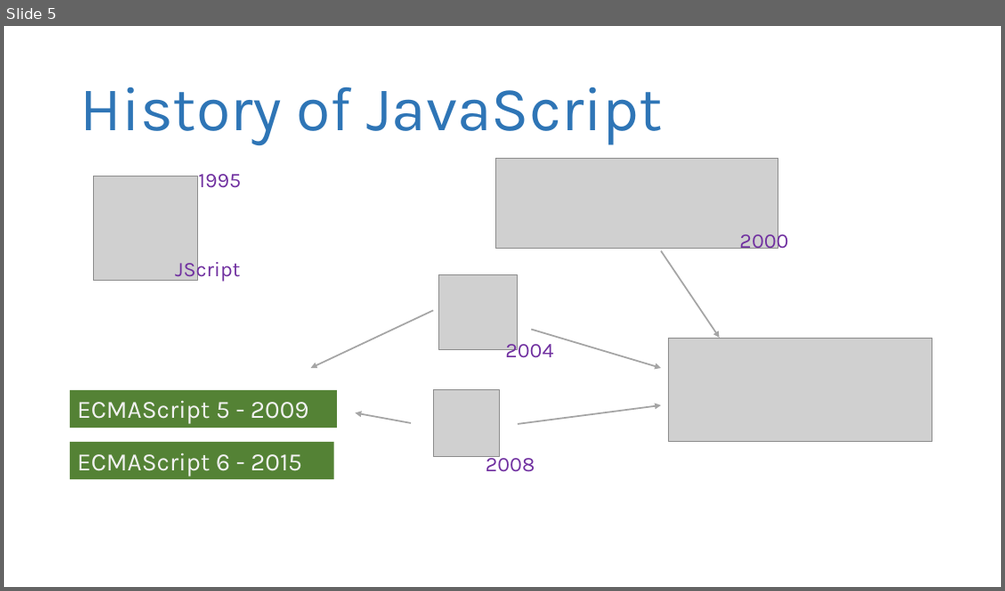
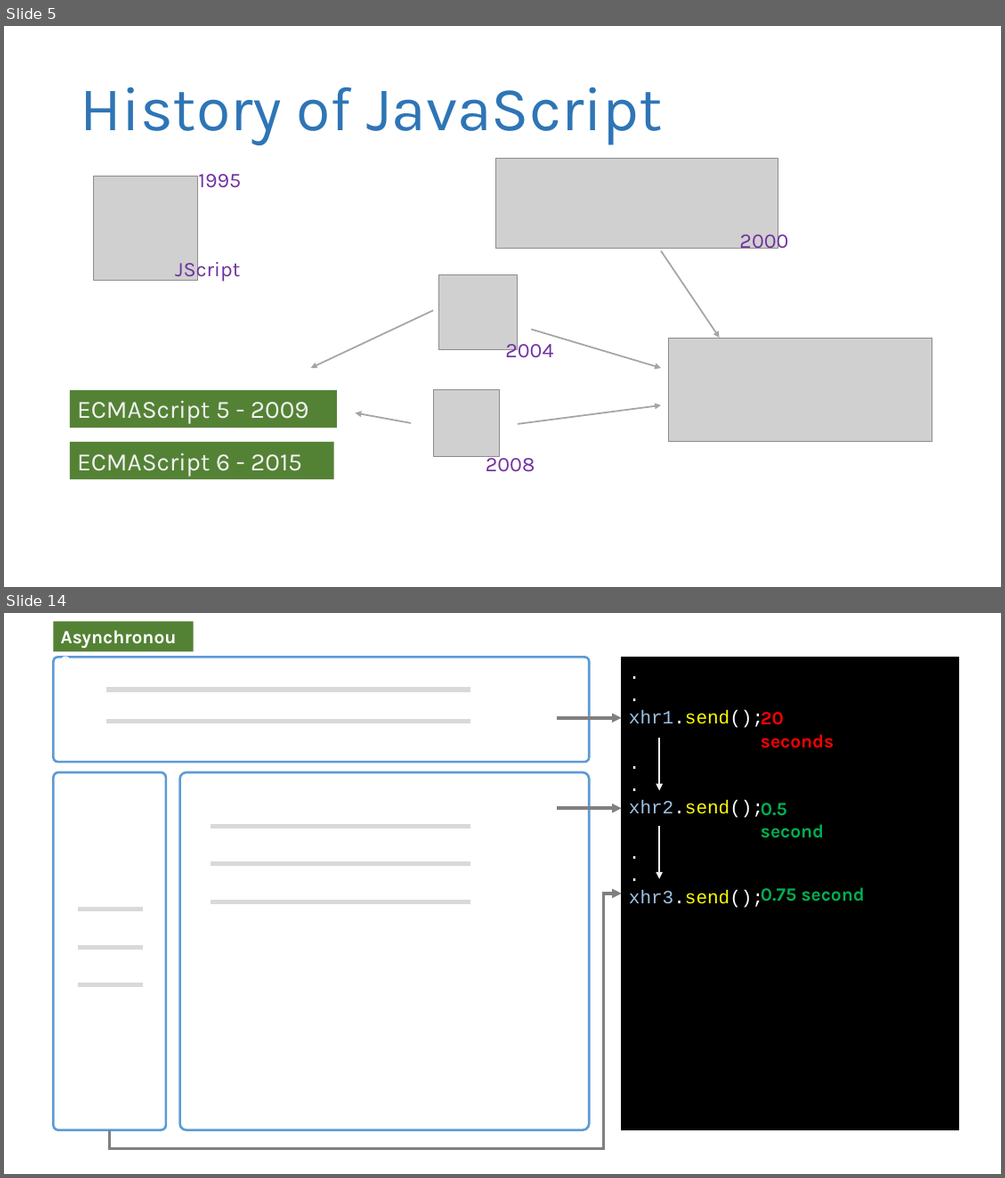
Before and after one commit to revature-vinay/revature_India_26th_July_13Week, a slide deck: Week4(HTML,CSS,JS,Servlet,REST)/notes_images/html-css-js.pptx. Shown one above the other, each under a label of ours: slide 5 before the commit, slides 5 and 14 after it; the slides between them are not shown. The pictures are 1005x591 and 1005x1178 pixels, drawn with LibreOffice and Linux fonts; fonts in the diff are those of the drawing; grey boxes stand for pictures. Boxes give left, top, right and bottom in pixels: in the first picture for what was removed or moved away, otherwise in the second. Text is boxed around its words. In the diff, an @@ line names an element or a change of style, - is before the commit and + after.

```diff
--- a/Week4(HTML,CSS,JS,Servlet,REST)/notes_images/html-css-js.pptx
+++ b/Week4(HTML,CSS,JS,Servlet,REST)/notes_images/html-css-js.pptx
@@ slide 14 added at (4,613,1001,1174), background #FFFFFF @@
@@ rectangle added at (53,621,194,651), fill #548235, 18 pt, text #FFFFFF, bold @@
+Asynchronous
@@ rounded rectangle added at (53,657,589,762), fill #FFFFFF, outline #5B9BD5 2.25 pt @@
@@ rectangle added at (622,657,959,1130), fill #000000, outline #000000 1 pt, 18 pt, text #FFFFFF @@
+.
+.
+xhr1.send();
+.
+.
+xhr2.send();
+.
+.
+xhr3.send();
@@ line added from (106, 690) to (470, 690), #D9D9D9 4.5 pt @@
@@ arrow added from (557, 718) to (622, 718), #808080 3 pt @@
@@ text added at (760,712,833,748), 18 pt, text #FF0000, bold @@
+20 seconds
@@ line added from (106, 721) to (470, 721), #D9D9D9 4.5 pt @@
@@ arrow added from (659, 738) to (659, 791), #F2F2F2 2.25 pt @@
@@ rounded rectangle added at (53,772,166,1130), fill #FFFFFF, outline #5B9BD5 2.25 pt @@
@@ rounded rectangle added at (179,772,589,1130), fill #FFFFFF, outline #5B9BD5 2.25 pt @@
@@ line added from (210, 826) to (470, 826), #D9D9D9 4.5 pt @@
@@ arrow added from (557, 808) to (622, 808), #808080 3 pt @@
@@ arrow added from (659, 826) to (659, 879), #F2F2F2 2.25 pt @@
@@ text added at (760,803,824,838), 18 pt, text #00B050, bold @@
+0.5 second
@@ line added from (210, 863) to (470, 863), #D9D9D9 4.5 pt @@
@@ elbow arrow added from (109, 1130) to (622, 893), #808080 3 pt @@
@@ line added from (210, 901) to (470, 901), #D9D9D9 4.5 pt @@
@@ text added at (760,887,865,901), 18 pt, text #00B050, bold @@
+0.75 second
@@ line added from (78, 909) to (143, 909), #D9D9D9 4.5 pt @@
@@ line added from (78, 948) to (143, 948), #D9D9D9 4.5 pt @@
@@ line added from (78, 985) to (143, 985), #D9D9D9 4.5 pt @@
```
Also in this commit, not shown: 9 other slides added, 17 other files.
